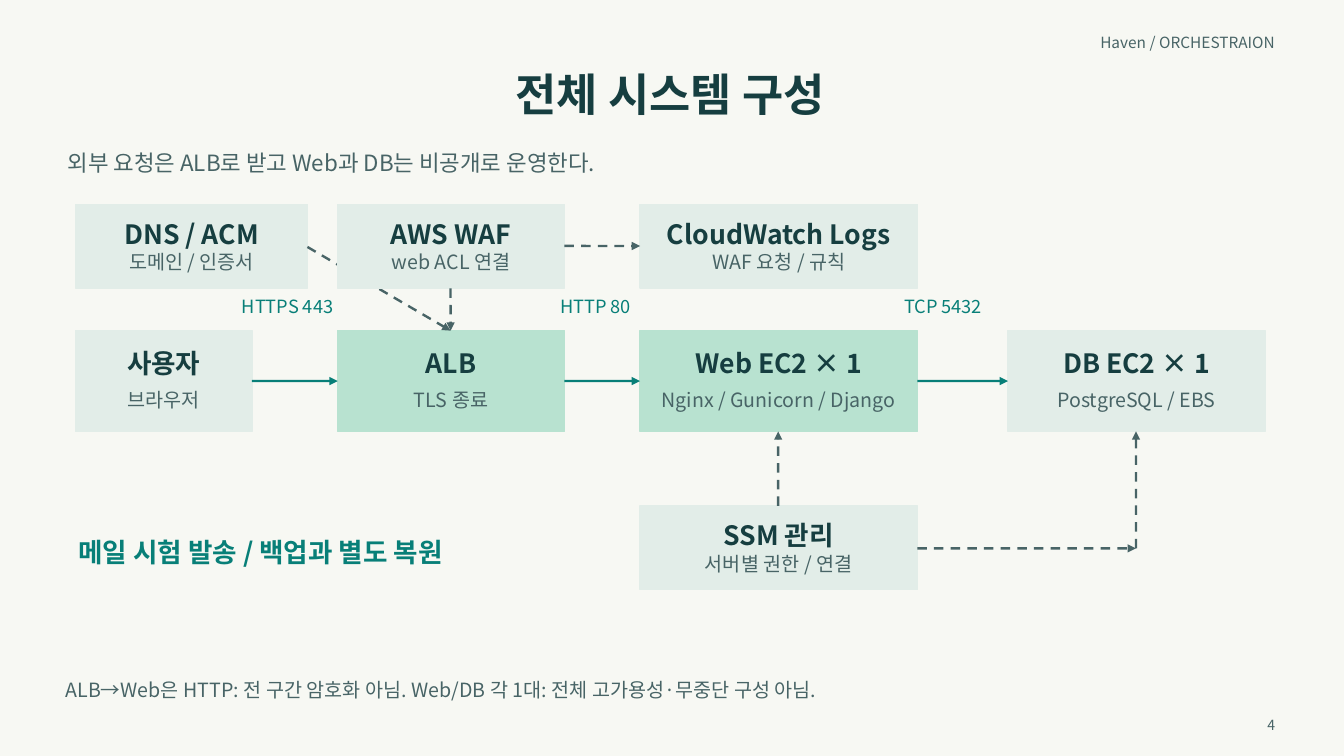
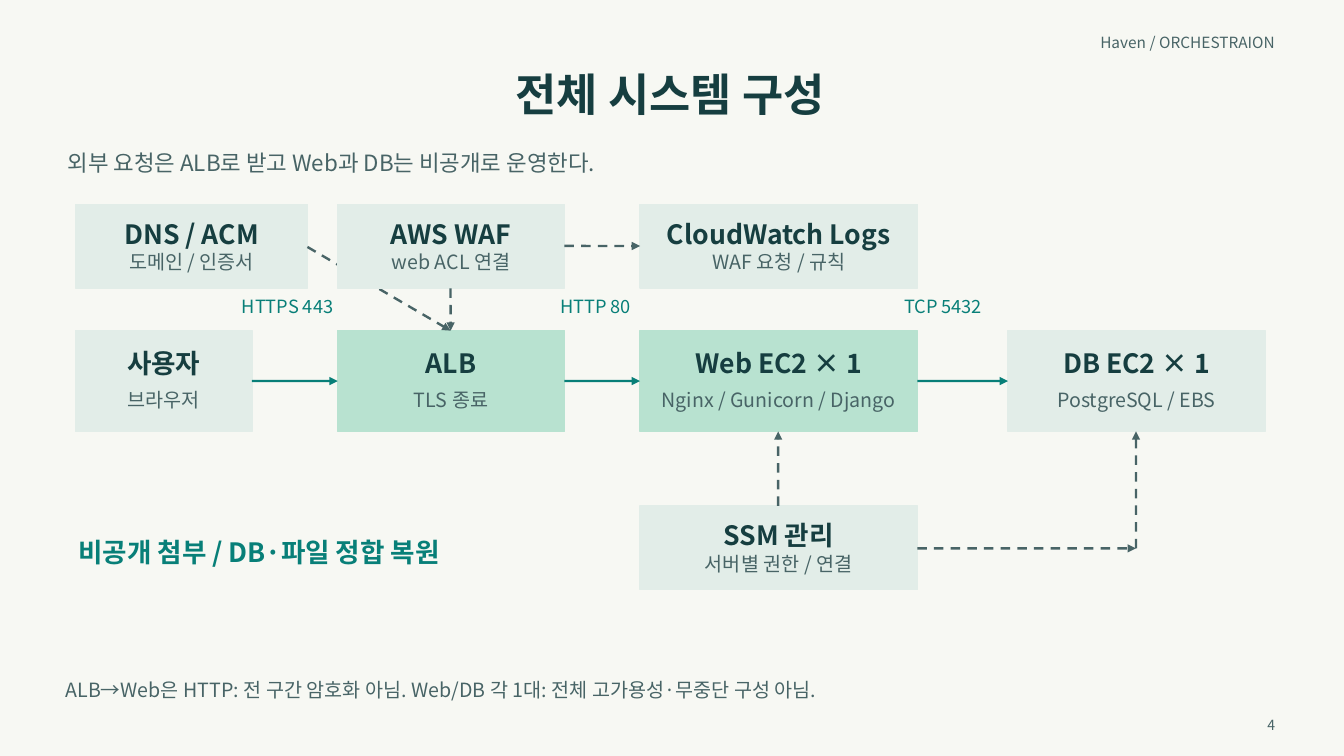
Before and after one commit to MinsooAhn02/Haven, a slide deck: slide 4 of docs/발표/Haven_통합계획_기반_프로젝트계획서_초안.pptx. Drawn at 1344x756 pixels with LibreOffice and Linux fonts; fonts in the diff are those of the drawing. Boxes give left, top, right and bottom in pixels: in the first picture for what was removed or moved away, otherwise in the second. Text is boxed around its words. In the diff, an @@ line names an element or a change of style, - is before the commit and + after.

```diff
--- a/docs/발표/Haven_통합계획_기반_프로젝트계획서_초안.pptx
+++ b/docs/발표/Haven_통합계획_기반_프로젝트계획서_초안.pptx
@@ text at bbox=[79, 539, 440, 565]: text changed @@
-메일 시험 발송 / 백업과 별도 복원
+비공개 첨부 / DB·파일 정합 복원
```
Also in this commit, not shown: 10 other slides changed, 1 slide added, 1 slide removed, 7 other files.
